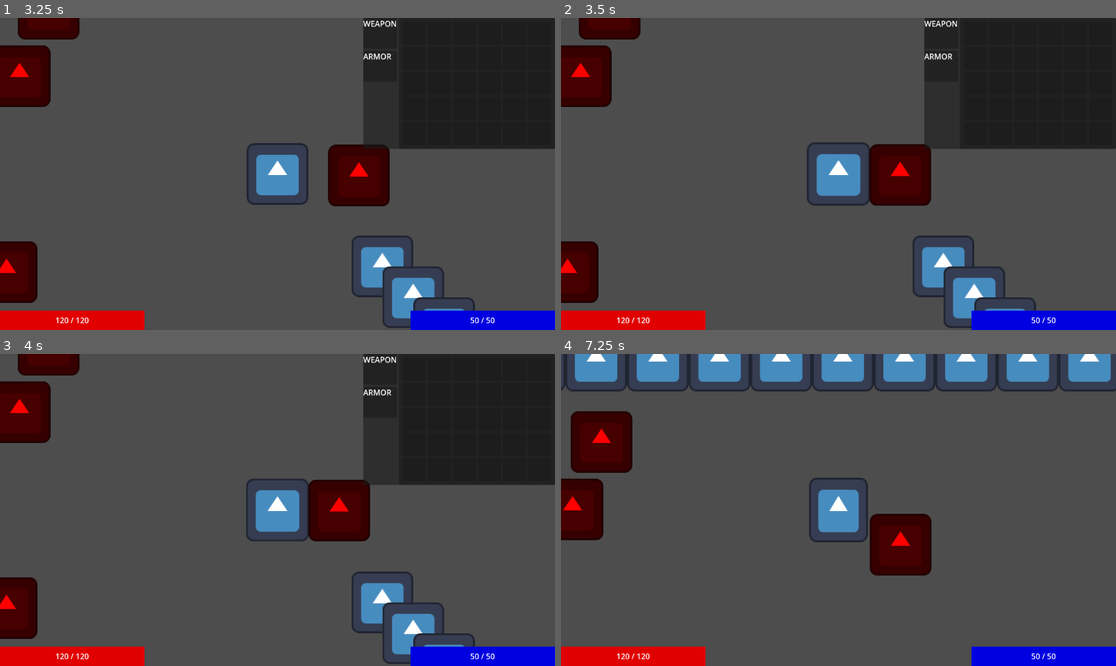
Above: before the commit, frames 1-4 (two rows, left to right).
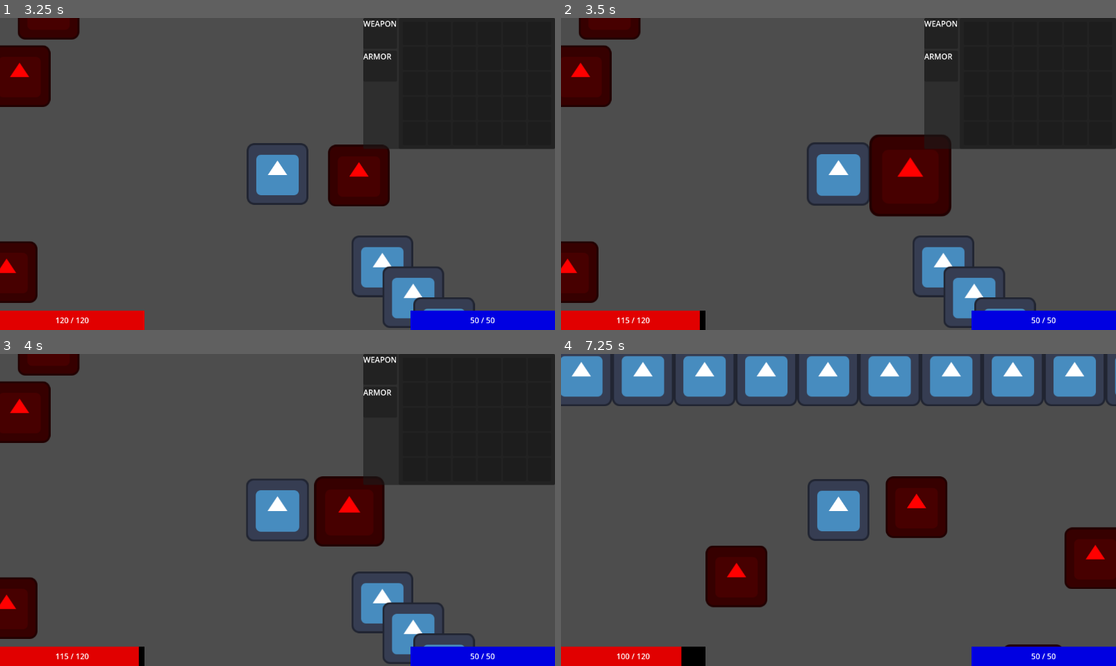
Above: after the commit, the same moments.

Repository: PietPadda/Godot_2D_ARPG
Game: Godot game, scene res://scenes/levels/main.tscn
Same seed, same stepped clock (60 frames per second), same inputs: the game is played once before the commit and once after it. The engine's default icon, where the game draws it, is replaced by a stand-in: a white triangle on a blue panel in a dark square.
Inputs (mouse positions are in pixels of both pictures, inside the frame that each line leads up to):
- Up to frame 1 (3.25 s): tap Enter at 0.5 s; move the mouse to (399, 158) at 0.52 s; tap Space (attack) at 0.6, 1.35, 2.3, 3.05 s; click (399, 158) at 0.67 s; move the mouse to (166, 189) at 1.27 s; click (166, 189) at 1.42 s; move the mouse to (333, 105) at 2.02 s; press the mouse at (333, 105) at 2.03 s; move the mouse to (249, 236) at 2.77 s; release the mouse at (249, 236) at 2.78 s; tap I (toggle_character_sheet) at 2.85 s; click (249, 236) at 2.92 s
- Up to frame 2 (3.5 s): no input
- Up to frame 3 (4 s): move the mouse to (377, 369) at 3.52 s; tap Space (attack) at 3.6 s; click (377, 369) at 3.67 s
- Up to frame 4 (7.25 s): move the mouse to (938, 400) at 4.27 s; tap Space (attack) at 4.35, 5.3, 6.05, 6.6 s; click (938, 400) at 4.42 s; move the mouse to (977, 369) at 5.02 s; press the mouse at (977, 369) at 5.03 s; move the mouse to (999, 369) at 5.77 s; release the mouse at (999, 369) at 5.78 s; tap I (toggle_character_sheet) at 5.85 s; click (999, 369) at 5.92 s; move the mouse to (960, 494) at 6.52 s; click (960, 494) at 6.67 s

Frame 1 is identical in both runs. In frame 2, 2.0% of the frame differs, in the area x 10-71%, y 37-100%; in frame 3, 1.4%; in frame 4, 22%, in the area x 0-100%, y 0-100%.
Error before the commit: Invalid call. Nonexistent function 'get_total_stat' in base 'Node (AttackComponent)'. (res://scripts/enemies/states/enemy_chase_state.gd:23)

Commit message:
fix(player): fix chase state freeze and range calculation

Diff:
--- a/scripts/components/stats_component.gd
+++ b/scripts/components/stats_component.gd
@@ -106,8 +106,9 @@
 	var total_value: float = 0.0 # init 0
 
 	# If we're calculating "damage", get the base value from the AttackComponent.
-	if stat_name == "damage" and attack_component and attack_component.attack_data:
-		total_value = attack_component.attack_data.damage
+	if (stat_name == "damage" or stat_name == "range") and attack_component and attack_component.attack_data:
+		# Base damage and range come from the equipped attack.
+		total_value = attack_component.attack_data.get(stat_name)
 	# Start with the base value from the CharacterStats resource, if it exists.
 	elif stat_name in stats_data:
 		total_value = stats_data.get(stat_name)
--- a/scripts/enemies/states/enemy_chase_state.gd
+++ b/scripts/enemies/states/enemy_chase_state.gd
@@ -20,7 +20,7 @@
 
 	# Check if we are in range to attack.
 	var distance_to_target = owner_node.global_position.distance_to(target.global_position)
-	var attack_range = attack_component.get_total_stat("range") # use the total calc, not the base stat!
+	var attack_range = stats_component.get_total_stat("range") # use the total calc, not the base stat!
 
 	if distance_to_target <= attack_range:
 				# Pass the target to the AttackState and transition.
--- a/scripts/player/states/player_chase_state.gd
+++ b/scripts/player/states/player_chase_state.gd
@@ -1,12 +1,10 @@
 # player_chase_state.gd
 # The state for moving towards a target to get within attack range.
 class_name PlayerChaseState
-extends State
+extends PlayerState # Make sure it extends PlayerState
 
 var target: Node2D
 
-@onready var player: CharacterBody2D = get_owner()
-@onready var movement_component: PlayerMovementComponent = player.get_node("PlayerMovementComponent")
 @onready var attack_component: AttackComponent = player.get_node("AttackComponent")
 @onready var animation_component: AnimationComponent = player.get_node("AnimationComponent")
 
@@ -24,23 +22,24 @@
 func process_physics(delta: float) -> void:
 	# First, check if our target still exists.
 	if not is_instance_valid(target):
-		print("Exiting Chase State")
 		state_machine.change_state(States.PLAYER_STATE_NAMES[States.PLAYER.IDLE]) # just idle if invalid target
 		return # early exit
 
 	# Continuously update the movement target in case the target moves.
 	movement_component.set_movement_target(target.global_position)
 
-	# Check the distance to the target.
+	# Check distance using our new, correct stat calculator.
 	var distance_to_target = player.global_position.distance_to(target.global_position)
-	var attack_range = attack_component.attack_data.range # range calc
+	var attack_range = stats_component.get_total_stat("range") # Correctly call the calculator
 
 	if distance_to_target <= attack_range: # if we're in range
-		# We are in range! Stop moving.
-		movement_component.set_movement_target(player.global_position) # update target
+		# We are in range! Stop moving and transition to Attack.
+		player.velocity = Vector2.ZERO # Explicitly stop
 
 		# Pass the target to the AttackState and transition.
 		var attack_state = state_machine.states["attack"] # attackstate
 		attack_state.target = target # pass the target to attack
-		print("Exiting Chase State")
 		state_machine.change_state(States.PLAYER_STATE_NAMES[States.PLAYER.ATTACK]) # and attack
+	else:
+		# If we're not in range, we need to move! This was the missing piece.
+		perform_movement()
